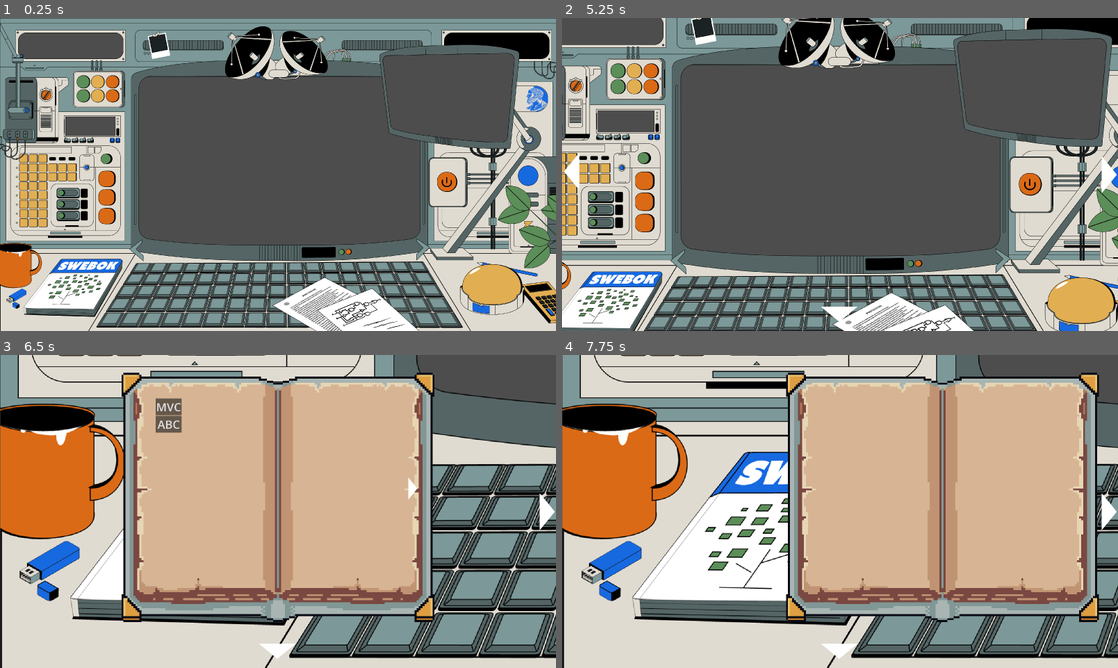
Above: before the commit, frames 1-4 (two rows, left to right).
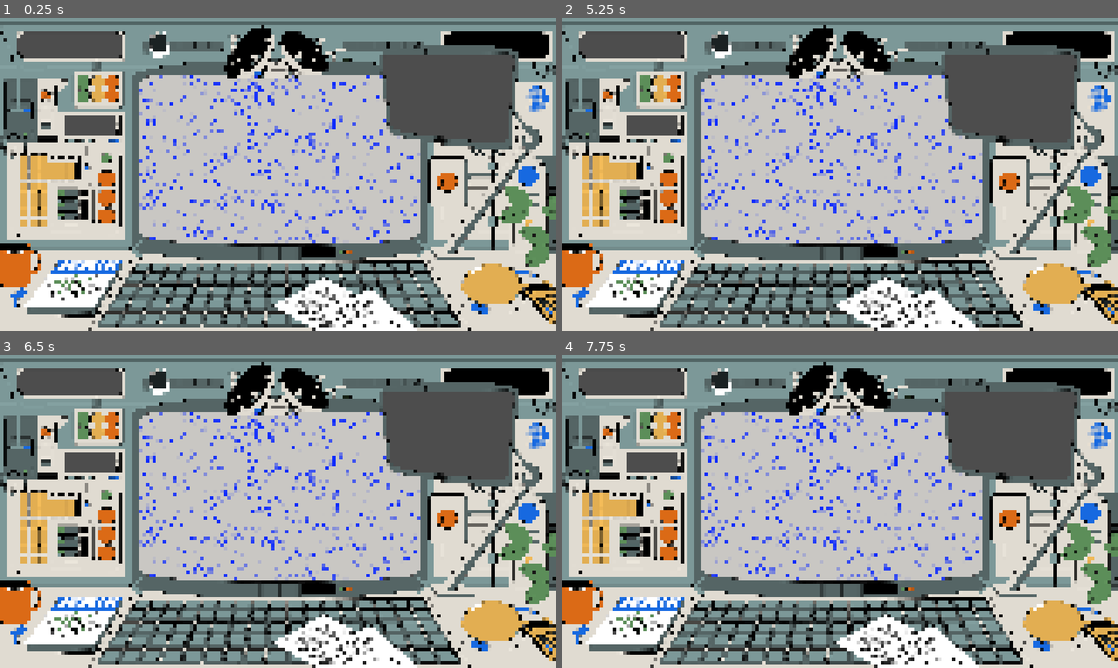
Above: after the commit, the same moments.

Repository: fernando38954/Total-Meltdown
Game: Godot game, scene res://test_scene.tscn
Two runs of this game, one before a commit and one after it. Both use one fixed random seed, a clock stepped at 60 frames per second and the inputs below.
Inputs (mouse positions are in pixels of both pictures, inside the frame that each line leads up to):
- Up to frame 1 (0.25 s): no input
- Up to frame 2 (5.25 s): click (840, 174) at 0.5 s, where only the run before the commit has a clickable "[center][b][font_size=100]Enz…"; click (840, 174) at 1.25 s, where only the run before the commit has a clickable "[center][b][font_size=100]Ali…"; click (840, 174) at 2 s, where only the run before the commit has a clickable "[center][b][font_size=100]Enz…"; click (840, 174) at 2.75 s, where only the run before the commit has a clickable "[center][b][font_size=100]Ali…"; click (840, 174) at 3.5 s, where only the run before the commit has a clickable "[center][b][font_size=100]Enz…"; click (840, 174) at 4.25 s, where only the run before the commit has a clickable "[center][b][font_size=100]Ali…"; tap Enter at 5 s; move the mouse to (845, 174) at 5.02 s; click (845, 174) at 5.17 s
- Up to frame 3 (6.5 s): click (11, 508) at 5.77 s
- Up to frame 4 (7.75 s): click (1106, 511) at 6.52 s; click (573, 508) at 7.27 s

The runs differ from the first frame. In frame 1, 45% of the frame differs, in the area x 0-100%, y 0-100%; in frame 2, 74%; in frame 3, 88%; in frame 4, 89%.

Commit message:
Implement function to spawn event in specific area

Diff:
--- a/total-meltdown/project.godot
+++ b/total-meltdown/project.godot
@@ -24,8 +24,7 @@
 
 window/size/viewport_width=3904
 window/size/viewport_height=2196
-window/size/mode=3
-window/stretch/mode="viewport"
+window/stretch/mode="canvas_items"
 
 [physics]
 
--- /dev/null
+++ b/total-meltdown/scenes/map_screen/ContractEventButton.tscn
@@ -0,0 +1,15 @@
+[gd_scene format=3 uid="uid://8kf0febjrfm6"]
+
+[ext_resource type="Texture2D" uid="uid://d1a0h1m2ia8st" path="res://assets/event_icons/Contract_Normal.png" id="1_fefku"]
+[ext_resource type="Texture2D" uid="uid://dt4l3m8fnngf1" path="res://assets/event_icons/Contract_Press.png" id="2_b02q8"]
+[ext_resource type="Texture2D" uid="uid://ba3p517bym7eo" path="res://assets/event_icons/Contract_Hover.png" id="3_ovrbl"]
+[ext_resource type="Script" uid="uid://cl718s7i1kl4n" path="res://scripts/map_screen/contract_event_button.gd" id="4_b02q8"]
+
+[node name="ContractEventButton" type="TextureButton" unique_id=1268619658]
+offset_right = 512.0
+offset_bottom = 632.0
+pivot_offset = Vector2(256, 632)
+texture_normal = ExtResource("1_fefku")
+texture_pressed = ExtResource("2_b02q8")
+texture_hover = ExtResource("3_ovrbl")
+script = ExtResource("4_b02q8")
--- /dev/null
+++ b/total-meltdown/scenes/map_screen/JobFairEventButton.tscn
@@ -0,0 +1,13 @@
+[gd_scene format=3 uid="uid://bkxainvx35n8a"]
+
+[ext_resource type="Texture2D" uid="uid://csmk64o8b31r6" path="res://assets/event_icons/Job_Fair_Normal.png" id="1_yc5wr"]
+[ext_resource type="Texture2D" uid="uid://34d8f2i61rvq" path="res://assets/event_icons/Job_Fair_Press.png" id="2_e3610"]
+[ext_resource type="Texture2D" uid="uid://dktxjtegkq0gu" path="res://assets/event_icons/Job_Fair_Hover.png" id="3_ry0e3"]
+[ext_resource type="Script" uid="uid://b8xivl22ht8id" path="res://scripts/map_screen/job_fair_event_button.gd" id="4_e3610"]
+
+[node name="JobFairEventButton" type="TextureButton" unique_id=851406222]
+pivot_offset = Vector2(256, 632)
+texture_normal = ExtResource("1_yc5wr")
+texture_pressed = ExtResource("2_e3610")
+texture_hover = ExtResource("3_ry0e3")
+script = ExtResource("4_e3610")
--- /dev/null
+++ b/total-meltdown/scenes/map_screen/MapScreen.tscn
@@ -0,0 +1,26 @@
+[gd_scene format=3 uid="uid://cinak64pyd2kv"]
+
+[ext_resource type="Texture2D" uid="uid://vb3kwyxrbhil" path="res://assets/map.png" id="1_khwr7"]
+[ext_resource type="Script" uid="uid://b325t8quy5r0d" path="res://scripts/map_screen/map_screen.gd" id="1_rw3jc"]
+[ext_resource type="PackedScene" uid="uid://bkxainvx35n8a" path="res://scenes/map_screen/JobFairEventButton.tscn" id="3_6y1bi"]
+[ext_resource type="PackedScene" uid="uid://8kf0febjrfm6" path="res://scenes/map_screen/ContractEventButton.tscn" id="3_ls7sa"]
+[ext_resource type="PackedScene" uid="uid://te0jm6bnm8wp" path="res://scenes/map_screen/StudySessionEventButton.tscn" id="4_lgmxy"]
+
+[node name="MapScreen" type="Node2D" unique_id=1876702984 node_paths=PackedStringArray("game_map", "spawn_area")]
+script = ExtResource("1_rw3jc")
+game_map = NodePath("Map")
+spawn_area = NodePath("SpawnArea")
+event_button_list = Array[PackedScene]([ExtResource("3_ls7sa"), ExtResource("3_6y1bi"), ExtResource("4_lgmxy")])
+min_distance = 1000.0
+
+[node name="Map" type="Sprite2D" parent="." unique_id=533150959]
+position = Vector2(1951.9998, 1097.9999)
+scale = Vector2(1.016402, 1.017609)
+texture = ExtResource("1_khwr7")
+
+[node name="SpawnArea" type="ColorRect" parent="." unique_id=769389484]
+offset_left = 261.0
+offset_top = 250.0
+offset_right = 3654.0
+offset_bottom = 1969.0
+color = Color(1, 0, 0, 0.06666667)
--- /dev/null
+++ b/total-meltdown/scenes/map_screen/StudySessionEventButton.tscn
@@ -0,0 +1,13 @@
+[gd_scene format=3 uid="uid://te0jm6bnm8wp"]
+
+[ext_resource type="Texture2D" uid="uid://fggw4qhxxq4y" path="res://assets/event_icons/Study_Session_Normal.png" id="1_f8qo2"]
+[ext_resource type="Texture2D" uid="uid://cmoyb6tqk02y4" path="res://assets/event_icons/Study_Session_Press.png" id="2_ya2la"]
+[ext_resource type="Texture2D" uid="uid://dht54bvcy72iy" path="res://assets/event_icons/Study_Session_Hover.png" id="3_vtm8h"]
+[ext_resource type="Script" uid="uid://nw3njp0ic0jx" path="res://scripts/map_screen/study_session_event_button.gd" id="4_ya2la"]
+
+[node name="StudySessionEventButton" type="TextureButton" unique_id=795064733]
+pivot_offset = Vector2(256, 632)
+texture_normal = ExtResource("1_f8qo2")
+texture_pressed = ExtResource("2_ya2la")
+texture_hover = ExtResource("3_vtm8h")
+script = ExtResource("4_ya2la")
--- /dev/null
+++ b/total-meltdown/scripts/map_screen/contract_event_button.gd
@@ -0,0 +1 @@
+extends EventButton
--- /dev/null
+++ b/total-meltdown/scripts/map_screen/event_button.gd
@@ -0,0 +1,17 @@
+extends TextureButton
+class_name EventButton
+
+var map_screen: MapScreen
+var target_scale
+
+func initialize(p_position: Vector2, p_scale: float, p_map: MapScreen):
+	position = p_position
+	scale = Vector2.ZERO
+	target_scale = p_scale * Vector2.ONE
+	map_screen = p_map
+	pressed.connect(map_screen.delete_event_button.bind(self))
+
+func appear(duration: float = 0.3):
+	var tween: Tween
+	tween = create_tween()
+	tween.tween_property(self, "scale", target_scale, duration)
--- /dev/null
+++ b/total-meltdown/scripts/map_screen/job_fair_event_button.gd
@@ -0,0 +1 @@
+extends EventButton
--- /dev/null
+++ b/total-meltdown/scripts/map_screen/map_screen.gd
@@ -0,0 +1,76 @@
+extends Node2D
+class_name MapScreen
+
+@export var game_map: Sprite2D
+@export var spawn_area: ColorRect
+@export var event_button_list: Array[PackedScene] = []
+@export var min_distance: float = 100.0
+@export var spawn_interval: float = 1.0
+@export var max_spawn_attempts: int = 50
+
+var current_event_buttons: Array[EventButton] = []
+var valid_region: Rect2
+var button_size: Vector2
+var button_pivot_offset: Vector2
+
+func _ready() -> void:
+	spawn_area.hide()
+	initialize_parameters()
+
+	while true: # Para teste
+		await get_tree().create_timer(spawn_interval).timeout
+		if current_event_buttons.size() < 3:
+			create_event_button()
+
+func initialize_parameters():
+	valid_region = spawn_area.get_rect()
+
+	var temp_button = event_button_list[0].instantiate()
+	button_size = temp_button.texture_normal.get_size()
+	button_pivot_offset = temp_button.get_pivot_offset()
+	temp_button.queue_free()
+
+func create_event_button():
+	var rand_type = randi_range(0, event_button_list.size() - 1)
+	var rand_scale = randf_range(0.5, 1.0)
+	var rand_position = get_rand_position(rand_scale * Vector2.ONE)
+	if rand_position == -1 * Vector2.ONE:
+		return
+
+	var button_instance = event_button_list[rand_type].instantiate()
+	current_event_buttons.append(button_instance)
+	button_instance.initialize(rand_position, rand_scale, self)
+	add_child(button_instance)
+	button_instance.appear()
+
+func get_rand_position(button_scale: Vector2) -> Vector2:
+	var magic_number = button_pivot_offset * (Vector2.ONE-button_scale)
+	var scaled_size = button_size * button_scale
+	var min_center = valid_region.position - magic_number
+	var max_center = valid_region.position + valid_region.size - scaled_size - magic_number
+
+	if min_center.x > max_center.x or min_center.y > max_center.y:
+		push_error("Invalid spawn region: It`s too small!")
+		return -1 * Vector2i.ONE
+
+	var attempts = 0
+	while attempts < max_spawn_attempts:
+		var candidate = Vector2i(
+			randi_range(min_center.x, max_center.x),
+			randi_range(min_center.y, max_center.y)
+		)
+		if check_position_validity(candidate):
+			return candidate
+		attempts += 1
+
+	return -1 * Vector2i.ONE
+
+func check_position_validity(p_position: Vector2) -> bool:
+	for button in current_event_buttons:
+		if p_position.distance_to(button.position) < min_distance:
+			return false
+	return true
+
+func delete_event_button(event_button: EventButton):
+	current_event_buttons.erase(event_button)
+	event_button.queue_free()
--- /dev/null
+++ b/total-meltdown/scripts/map_screen/study_session_event_button.gd
@@ -0,0 +1 @@
+extends EventButton
--- a/total-meltdown/scripts/workspace.gd
+++ b/total-meltdown/scripts/workspace.gd
@@ -23,6 +23,10 @@
 	return_button.hide()
 
 func switch_region(region: Region):
+	if current_region == region:
+		return
+
+	await check_close_swebok()
 	current_region = region
 	return_button.show()
 	left_button.set_visible(region.left_region != null)
--- a/total-meltdown/test_scene.tscn
+++ b/total-meltdown/test_scene.tscn
@@ -10,7 +10,7 @@
 [ext_resource type="PackedScene" uid="uid://bd5f23dl8nicx" path="res://scenes/swebok/Swebok.tscn" id="8_buypi"]
 [ext_resource type="PackedScene" uid="uid://b62dwh5ln2nx" path="res://scenes/developer_screen/DeveloperScreen.tscn" id="9_njel3"]
 [ext_resource type="Texture2D" uid="uid://bhlngl6hk38ra" path="res://assets/mask.png" id="10_rpuu0"]
-[ext_resource type="Texture2D" uid="uid://vb3kwyxrbhil" path="res://assets/Ativo 5.png" id="11_oo8pe"]
+[ext_resource type="Texture2D" uid="uid://vb3kwyxrbhil" path="res://assets/map.png" id="11_oo8pe"]
 
 [node name="Node2D" type="Node2D" unique_id=1602338920]
 scale = Vector2(3.3999987, 3.3999987)
@@ -30,6 +30,7 @@
 return_button = NodePath("../ScreenButtons/ReturnButton")
 
 [node name="Screen" type="Area2D" parent="Workspace" unique_id=745553579 node_paths=PackedStringArray("workspace", "left_region", "right_region", "focus")]
+visible = false
 position = Vector2(13.559321, 0)
 scale = Vector2(2.8983052, 2.8983052)
 script = ExtResource("2_sasra")
@@ -130,20 +131,23 @@
 ignore_texture_size = true
 
 [node name="Swebok" parent="." unique_id=129603859 instance=ExtResource("8_buypi")]
+visible = false
 
 [node name="DeveloperScreen" parent="." unique_id=933529179 instance=ExtResource("9_njel3")]
+visible = false
 
-[node name="Ativo5" type="Sprite2D" parent="." unique_id=677577832]
-visible = false
-position = Vector2(578, 294.358)
-scale = Vector2(0.16066587, 0.16066581)
-texture = ExtResource("11_oo8pe")
-
-[node name="Sprite2D" type="Sprite2D" parent="." unique_id=436785057]
+[node name="ScreenMask" type="Sprite2D" parent="." unique_id=436785057]
 clip_children = 1
 position = Vector2(577.5, 294.5)
 scale = Vector2(0.29492384, 0.29456705)
 texture = ExtResource("10_rpuu0")
+
+[node name="Node2D" type="Node2D" parent="ScreenMask" unique_id=531048670]
+
+[node name="Ativo5" type="Sprite2D" parent="ScreenMask/Node2D" unique_id=677577832]
+position = Vector2(1.6953125, -0.48205566)
+scale = Vector2(0.54477084, 0.54543036)
+texture = ExtResource("11_oo8pe")
 
 [connection signal="input_event" from="Workspace/Screen" to="Workspace/Screen" method="_on_input_event"]
 [connection signal="input_event" from="Workspace/DeveloperScreen" to="Workspace/DeveloperScreen" method="_on_input_event"]
Binary file added: total-meltdown/assets/event_icons/Contract_Hover.png
Not shown, added: total-meltdown/assets/event_icons/Contract_Hover.png.import
Binary file added: total-meltdown/assets/event_icons/Contract_Normal.png
Not shown, added: total-meltdown/assets/event_icons/Contract_Normal.png.import
Binary file added: total-meltdown/assets/event_icons/Contract_Press.png
Not shown, added: total-meltdown/assets/event_icons/Contract_Press.png.import
Binary file added: total-meltdown/assets/event_icons/Job_Fair_Hover.png
Not shown, added: total-meltdown/assets/event_icons/Job_Fair_Hover.png.import
Binary file added: total-meltdown/assets/event_icons/Job_Fair_Normal.png
Not shown, added: total-meltdown/assets/event_icons/Job_Fair_Normal.png.import
Binary file added: total-meltdown/assets/event_icons/Job_Fair_Press.png
Not shown, added: total-meltdown/assets/event_icons/Job_Fair_Press.png.import
(and 13 more such lines)
